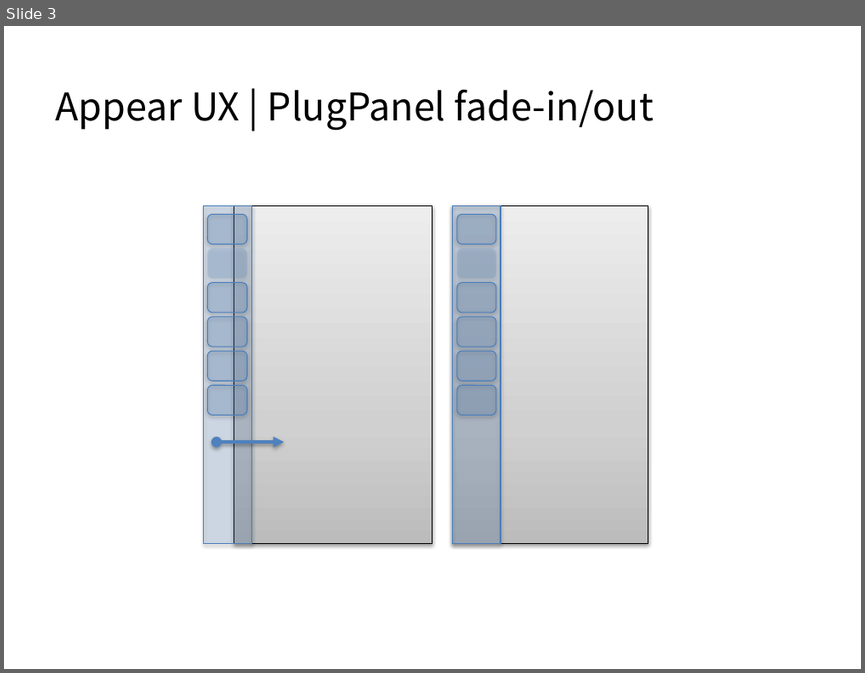
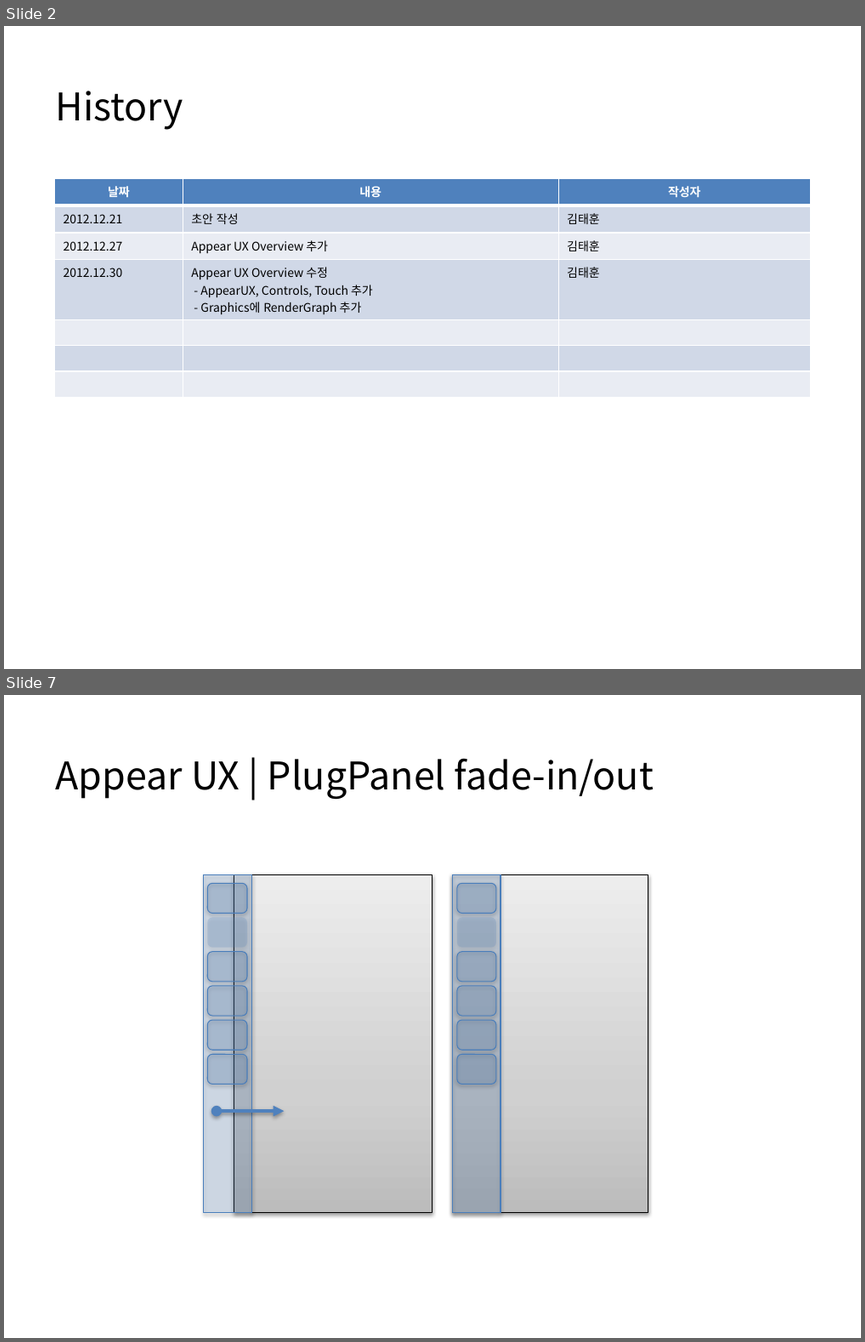
Before and after one commit to Raftel/Storygraph, a slide deck: Storygraph/docs/Appear UX + Storygraph.pptx. Shown one above the other, each under a label of ours: slide 3 before the commit, slides 2 and 7 after it; the slides between them are not shown. The pictures are 865x673 and 865x1342 pixels, drawn with LibreOffice and Linux fonts; fonts in the diff are those of the drawing. Boxes give left, top, right and bottom in pixels: in the first picture for what was removed or moved away, otherwise in the second. Text is boxed around its words. In the diff, an @@ line names an element or a change of style, - is before the commit and + after.

Commit message:
AppearUX, touch system, controls의 기본 골격 추가
1. namespace 추가. (system, touch, controls)
2. Framework의 host object 역할을 하는 AppearUX 추가.
3. Primitive touch system 기본 구조 추가.
4. Primitive base system를 기반으로 한 독립적인 controls 기본 구조 추가.
5. controls와 연동하여 rendering하기 위해 AppearRenderGraph 추가.(graphics.expand)
6. Overview 문서 수정.

```diff
--- a/Storygraph/docs/Appear UX + Storygraph.pptx
+++ b/Storygraph/docs/Appear UX + Storygraph.pptx
@@ slide 2 added at [4,26,861,669], background #FFFFFF @@
@@ title added at [55,91,182,130], 32 pt, text #000000 @@
+History
@@ table added at [54,178,811,382], 7 rows, 3 columns @@
+날짜 | 내용 | 작성자
+2012.12.21 | 초안 작성 | 김태훈
+2012.12.27 | Appear UX Overview 추가 | 김태훈
+2012.12.30 | Appear UX Overview 수정 / - AppearUX, Controls, Touch 추가 / - Graphics에 RenderGraph 추가 | 김태훈
+ |  | 
+ |  | 
+ |  | 
@@ what was slide 3 is now slide 7 @@
```
Also in this commit, not shown: 2 slides changed, 3 other slides added, 18 other files.
